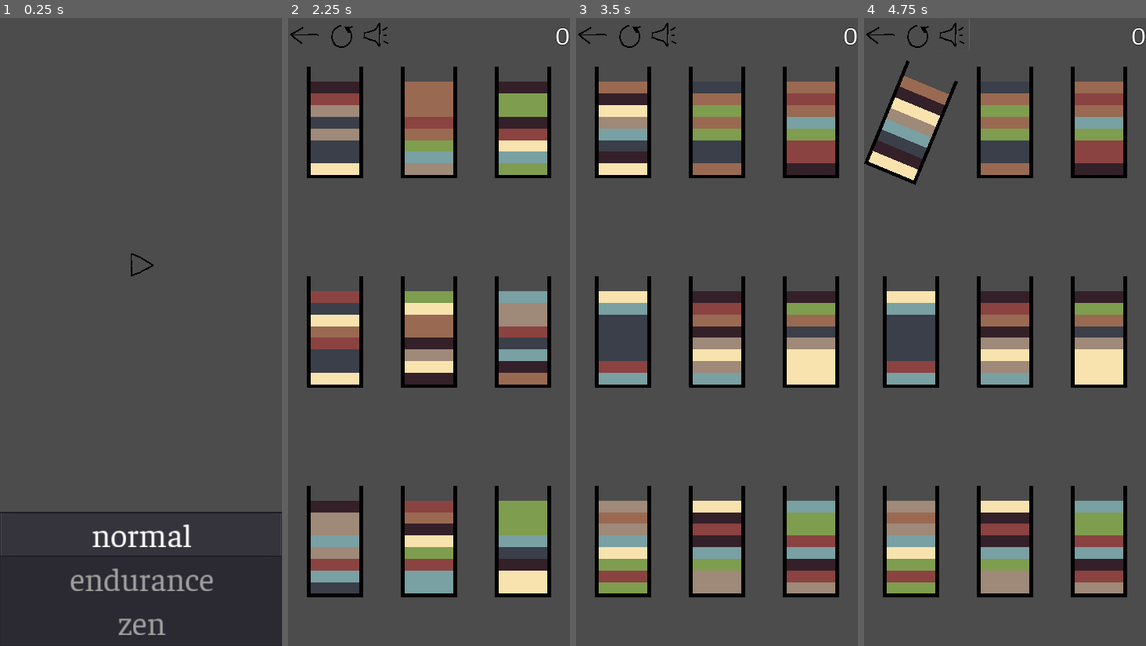
Above: before the commit, frames 1-4 (left to right).
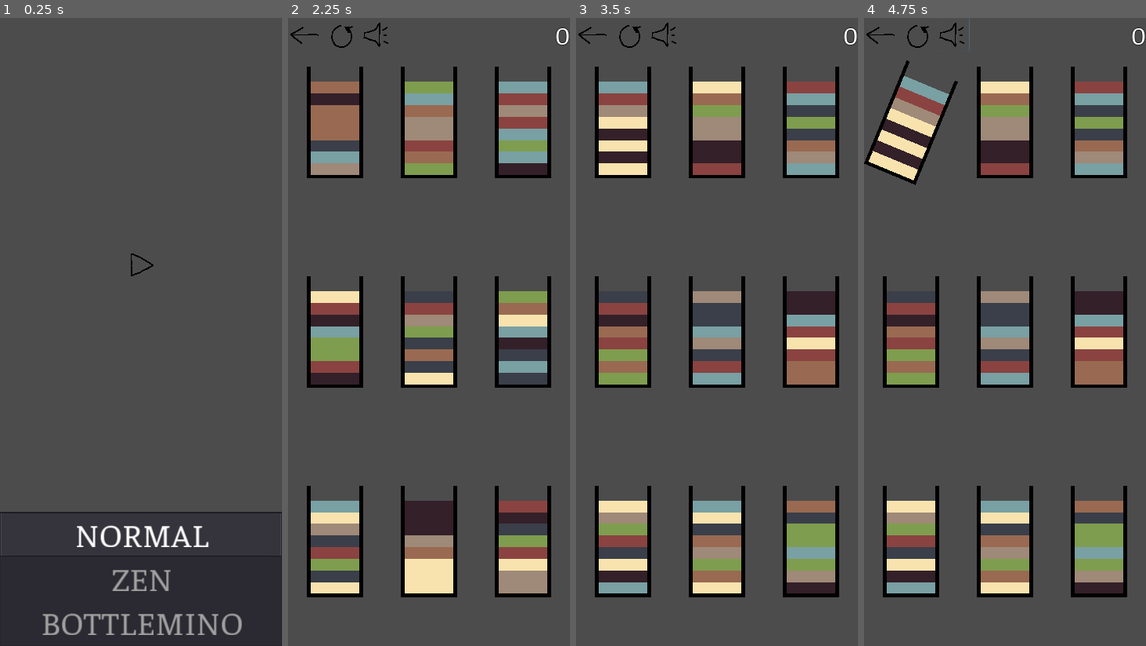
Above: after the commit, the same moments.

Repository: Violation-Studios/sand-bottles
Game: Godot game, scene res://scenes/menu/menu.tscn
The game is run twice, just before and just after one commit, with the same random seed, the same clock (stepped at 60 frames per second) and the same inputs.
Inputs (mouse positions are in pixels of both pictures, inside the frame that each line leads up to):
- Up to frame 1 (0.25 s): no input
- Up to frame 2 (2.25 s): click (429, 262) at 0.5 s; click (304, 36) at 1.25 s; click (429, 262) at 2 s
- Up to frame 3 (3.5 s): click (629, 36) at 2.75 s
- Up to frame 4 (4.75 s): click (951, 36) at 3.5 s; tap Enter at 4.25 s; move the mouse to (911, 124) at 4.27 s; click (911, 124) at 4.42 s

The runs differ from the first frame. In frame 1, 2.8% of the frame differs, in the area x 15-86%, y 80-99%; in frame 2, 21%, in the area x 8-92%, y 10-92%; in frame 3, 20%; in frame 4, 20%.

Commit message:
Squashed commit of the following:
commit be1e8df8b39c4725767fd847aa19156ccdffd633
Author: nikolaoslibero <65852657+nikolaoslibero@users.noreply.github.com>
Date:   Sun Dec 4 05:12:18 2022 -0500

    refactor

    brought code back to feature parity.

commit f242b52783cdcfc084779e865526e71f52eac462
Author: nikolaoslibero <65852657+nikolaoslibero@users.noreply.github.com>
Date:   Sun Dec 4 05:11:21 2022 -0500

    Update menu.tscn

    remove endurance mode.

commit d249e301122df4f8c69e6d83af0f8a61ad5a66b0
Author: nikolaoslibero <65852657+nikolaoslibero@users.noreply.github.com>
Date:   Sun Dec 4 05:10:46 2022 -0500

    increase timer length

    increased timer to fifteen seconds.

commit e023805d9fb910951d44c5e90732bea238ad611e
Author: nikolaoslibero <65852657+nikolaoslibero@users.noreply.github.com>
Date:   Sun Dec 4 05:08:27 2022 -0500

    Change Keg to scene

    changed from class only to scene.

commit f8bc12c722346a18355d1550152557a402c83512
Author: nikolaoslibero <65852657+nikolaoslibero@users.noreply.github.com>
Date:   Sun Dec 4 05:07:54 2022 -0500

    remove endurance mode

    Removed mode from game, may reintroduce later.

commit aa8b25445eca8edf39a308724e802f0d05fe4638
Author: nikolaoslibero <65852657+nikolaoslibero@users.noreply.github.com>
Date:   Thu Dec 1 06:38:22 2022 -0500

    rewrite more

    still have to do bottle refills and bottlemino dead-bottle locking and live-bottle filling. Otherwise caught back up to previous working state.

commit 3f0a8b658b42374520999857351407819fc42450
Author: nikolaoslibero <65852657+nikolaoslibero@users.noreply.github.com>
Date:   Wed Nov 30 06:05:29 2022 -0500

    refactor all the things

    WIP

    added Keg to pour sections from into bottles.

commit 99225213d64cb8d2bda704fb1b23a8c076174db3
Author: nikolaoslibero <65852657+nikolaoslibero@users.noreply.github.com>
Date:   Tue Nov 29 05:02:46 2022 -0500

    add bottlemino mode

    currently borked in all modes. Likely needs refactoring in all generation functions

Diff:
--- a/assets/auto_load.gd
+++ b/assets/auto_load.gd
@@ -1,9 +1,21 @@
 extends Node
+
+
+const colors = [
+	Color("#a08a79"), Color("#8b4442"), Color("#35212a"), Color("#9a6b52"),
+	Color("#f9e4af"), Color("#809e4f"), Color("#3b404a"), Color("#7aa1a4"),
+]
 
 enum mode{
 	NORMAL,
 	ZEN,
-	ENDURANCE,
 	BOTTLEMINO,
 }
+
 var game_mode = mode.NORMAL
+
+var bottle_quantity: int = 9
+var bottle_capacity: int = 9
+var bottle_initial_level: int = 8
+
+var board_columns: int = 3
--- a/project.godot
+++ b/project.godot
@@ -9,7 +9,7 @@
 config_version=4
 
 _global_script_classes=[ {
-"base": "Node2D",
+"base": "Polygon2D",
 "class": "Bottle",
 "language": "GDScript",
 "path": "res://scenes/bottle/bottle.gd"
@@ -18,10 +18,22 @@
 "class": "Game",
 "language": "GDScript",
 "path": "res://scenes/game/game.gd"
+}, {
+"base": "Node",
+"class": "Keg",
+"language": "GDScript",
+"path": "res://scenes/keg/keg.gd"
+}, {
+"base": "Polygon2D",
+"class": "Section",
+"language": "GDScript",
+"path": "res://scenes/bottle/section/section.gd"
 } ]
 _global_script_class_icons={
 "Bottle": "",
-"Game": ""
+"Game": "",
+"Keg": "",
+"Section": ""
 }
 
 [application]
--- a/scenes/bottle/bottle.gd
+++ b/scenes/bottle/bottle.gd
@@ -1,19 +1,129 @@
-class_name Bottle extends Node2D
+class_name Bottle extends Polygon2D
+
+var paused: bool = false
 
 var sections = []
+var capacity: int = AutoLoad.bottle_capacity
+var initial_level: int = AutoLoad.bottle_initial_level
+var fill_level: int
 
 signal selected(bottle)
+signal terminated(bottle)
+signal completed(bottle)
 
 
-func is_bottle_unmixed():
-	var bottle_is_unmixed: bool = true
+func _ready():
+	match AutoLoad.game_mode:
+		AutoLoad.mode.BOTTLEMINO:
+			fill_level = capacity
+		AutoLoad.mode.NORMAL, AutoLoad.mode.ZEN:
+			fill_level = initial_level
+
+	var bottle_scale_multiplier = 1.0 / sqrt(sqrt(AutoLoad.bottle_quantity) * AutoLoad.board_columns)
+
+	self.scale *= bottle_scale_multiplier
+
+# warning-ignore:return_value_discarded
+	self.connect("selected", get_parent(), "_on_Bottle_selected")
+# warning-ignore:return_value_discarded
+	self.connect("terminated", get_parent(), "_on_Bottle_terminated")
+# warning-ignore:return_value_discarded
+	self.connect("completed", get_parent(), "_on_Bottle_completed")
+
+func _process(_delta):
+	if paused:
+		return
+
+	if full():
+		match AutoLoad.game_mode:
+			AutoLoad.mode.BOTTLEMINO:
+				if mixed():
+					terminate()
+				elif not mixed():
+					complete()
+			AutoLoad.mode.NORMAL:
+				if not mixed():
+					terminate()
+			AutoLoad.mode.ZEN:
+				if not mixed():
+					complete()
+					pass
+
+
+func terminate():
+	paused = true
+	$Area2D/CollisionPolygon2D.disabled = true
+	emit_signal("terminated", self)
+
+
+func complete():
+	empty()
+	emit_signal("completed", self)
+
+
+func fill(section: Section):
+	var transfer_success: bool = false
+	var full: bool = sections.size() >= fill_level
+
+	if not full:
+		self.add_child(section)
+
+		sections.push_back(section)
+		section.place(sections.size())
+
+		transfer_success = true
+	elif full:
+		fill_level = capacity
+
+	return transfer_success
+
+
+func pour(bottle: Bottle):
+	var transfer_success: bool = false
+
+	if not self.sections.empty():
+		var section = sections.back()
+		self.remove_child(section)
+
+		if bottle.fill(section):
+			self.sections.pop_back()
+			transfer_success = true
+		else:
+			self.add_child(section)
+
+	return transfer_success
+
+
+func mixed():
+	var mixed: bool = false
 
 	for section in sections:
 		if section.color != sections.front().color:
-			bottle_is_unmixed = false
+			mixed = true
 			break
 
-	return bottle_is_unmixed
+	return mixed
+
+
+func select():
+	self.rotation = PI/8
+	return self
+
+
+func deselect():
+	self.rotation = 0
+	return null
+
+
+func empty():
+	for child in self.get_children():
+		if child is Polygon2D:
+			child.queue_free()
+	sections.clear()
+
+
+func full():
+	return sections.size() == capacity
 
 
 func _on_Area2D_input_event(_viewport, event, _shape_idx):
--- a/scenes/bottle/bottle.tscn
+++ b/scenes/bottle/bottle.tscn
@@ -5,8 +5,10 @@
 [sub_resource type="RectangleShape2D" id=1]
 extents = Vector2( 64, 128 )
 
-[node name="Bottle" type="Node2D"]
+[node name="Bottle" type="Polygon2D"]
 scale = Vector2( 5, 5 )
+color = Color( 0, 0, 0, 1 )
+polygon = PoolVector2Array( -64, -128, -64, 128, 64, 128, 64, -128, 56, -128, 56, 120, -56, 120, -56, -128 )
 script = ExtResource( 1 )
 
 [node name="Area2D" type="Area2D" parent="."]
@@ -14,8 +16,4 @@
 [node name="CollisionPolygon2D" type="CollisionShape2D" parent="Area2D"]
 shape = SubResource( 1 )
 
-[node name="Polygon2D" type="Polygon2D" parent="."]
-color = Color( 0, 0, 0, 1 )
-polygon = PoolVector2Array( -64, -128, -64, 128, 64, 128, 64, -128, 56, -128, 56, 120, -56, 120, -56, -128 )
-
 [connection signal="input_event" from="Area2D" to="." method="_on_Area2D_input_event"]
--- /dev/null
+++ b/scenes/bottle/section/section.gd
@@ -0,0 +1,13 @@
+class_name Section extends Polygon2D
+
+
+func _ready():
+	self.scale.y = 1 / float(AutoLoad.bottle_capacity)
+
+
+func paint(color: Color):
+	self.color = color
+
+
+func place(location):
+	self.position.y = (-120.0 / AutoLoad.bottle_capacity) * (1 + ((location - 1) * 2)) +120
--- a/scenes/bottle/section/section.tscn
+++ b/scenes/bottle/section/section.tscn
@@ -1,5 +1,8 @@
-[gd_scene format=2]
+[gd_scene load_steps=2 format=2]
+
+[ext_resource path="res://scenes/bottle/section/section.gd" type="Script" id=1]
 
 [node name="Section" type="Polygon2D"]
 position = Vector2( 0, 120 )
 polygon = PoolVector2Array( 56, -120, 56, 120, -56, 120, -56, -120 )
+script = ExtResource( 1 )
--- a/scenes/game/game.gd
+++ b/scenes/game/game.gd
@@ -2,187 +2,78 @@
 
 const Bottle = preload("res://scenes/bottle/bottle.tscn")
 const Section = preload("res://scenes/bottle/section/section.tscn")
+const Keg = preload("res://scenes/keg/keg.tscn")
 
-var colors = [
-	Color("#a08a79"), Color("#8b4442"), Color("#35212a"), Color("#9a6b52"),
-	Color("#f9e4af"), Color("#809e4f"), Color("#3b404a"), Color("#7aa1a4"),
-]
+var keg: Keg
+
 var selected_bottle: Bottle = null
-const bottle_quantity: int = 9
-const bottle_fill_amount: int = 8
-const bottle_capacity: int = 9
-const color_quantity:int = 8
-const board_columns: int = 3
+var game_mode
 
 enum mode{
 	NORMAL,
-	ENDURANCE,
 	ZEN,
 	BOTTLEMINO,
 }
 
+var bottle_list = []
 
+onready var space_width = get_viewport_rect().size.x / float(AutoLoad.board_columns)
+onready var space_height = get_viewport_rect().size.y / ceil(AutoLoad.bottle_quantity / float(AutoLoad.board_columns))
+onready var space_size = Vector2(space_width, space_height)
 
 
 func _ready():
-	var grid_list = create_grid_list(bottle_quantity, board_columns)
-	var bottle_list = create_bottle_list_from(grid_list)
-	var color_list = create_color_list(bottle_list.size(), bottle_fill_amount)
-	var section_list = create_section_list(color_list)
-	var _filled_list = fill_bottles_from(section_list, bottle_list, bottle_fill_amount)
+	game_mode = AutoLoad.game_mode
+	keg = Keg.instance()
+	add_child(keg)
+
+	for bottle in AutoLoad.bottle_quantity:
+		var new_bottle = Bottle.instance()
+
+		self.add_child(new_bottle)
+		bottle_list.push_back(new_bottle)
+		new_bottle.position = space_size * grid_position(bottle_list.size(), AutoLoad.board_columns) - (space_size / 2)
+
+	match game_mode:
+		mode.NORMAL, mode.ZEN:
+			for bottle in bottle_list:
+				while keg.pour(bottle):
+					pass
+		mode.BOTTLEMINO:
+			$BottleminoTimer.start()
 
 
-func fill_bottles_from(section_list: Array, bottle_list: Array, fill_amount: int):
-	var filled_list = []
+func grid_position(position, row_length):
+	var column = fmod(position - 1, row_length) + 1
+	var row = floor((position - 1) / row_length) + 1
+	var coordinate: Vector2 = Vector2(column, row)
 
-	var fill_index = 1
-	var bottle_index = 0
-	var section_index = 0
-	while section_index < section_list.size():
-		if fill_index > fill_amount:
-			fill_index = 1
-			bottle_index += 1
-
-		bottle_list[bottle_index].add_child(section_list[section_index])
-		bottle_list[bottle_index].sections.push_back(section_list[section_index])
-
-		section_list[section_index].scale.y /= bottle_capacity
-		section_list[section_index].position.y = position_section_at(fill_index - 1)
-
-		fill_index += 1
-		if fill_index > fill_amount:
-			filled_list.push_back(bottle_list[bottle_index])
-
-		section_index += 1
-
-	return filled_list
+	return coordinate
 
 
-func create_section_list(color_list: Array):
-	var section_list = []
-
-	for color in color_list:
-		var new_section = Section.instance()
-		new_section.color = color
-		section_list.push_back(new_section)
-
-	return section_list
+func _on_Bottle_selected(bottle: Bottle):
+		if selected_bottle == null:
+			selected_bottle = bottle.select()
+		elif selected_bottle == bottle:
+			selected_bottle = bottle.deselect()
+		else:
+			selected_bottle.pour(bottle)
 
 
-func create_color_list(_bottle_quantity: int, fill_amount: int):
-	var color_list = []
-	var color_slice = colors.slice(0,fill_amount - 1,1)
-
-	for i in _bottle_quantity:
-		color_list += color_slice
-
-	randomize()
-	color_list.shuffle()
-
-	return color_list
+func _on_Bottle_terminated(bottle: Bottle):
+	bottle_list.erase(bottle)
+	if bottle == selected_bottle:
+		selected_bottle = selected_bottle.deselect()
+		selected_bottle = null
 
 
-func create_random_color_list(fill_amount: int):
-	var color_list = []
-	var bag_of_colors = colors.slice(0,fill_amount - 1,1)
-
-	for i in fill_amount:
-		randomize()
-		bag_of_colors.shuffle()
-		color_list.append(bag_of_colors.front())
-
-	return color_list
+func _on_Bottle_completed(bottle: Bottle):
+	$ScoreLabel.text = String(int($ScoreLabel.text) + 1)
+	if game_mode == mode.ZEN:
+		while keg.pour(bottle):
+			pass
 
 
-func position_section_at(location):
-	return (-120.0 / bottle_capacity) * (1 + (location * 2)) +120
-
-
-func create_bottle_list_from(list: Array):
-	var bottle_list = []
-	var space_width = get_viewport_rect().size.x / float(board_columns)
-	var space_height = get_viewport_rect().size.y / ceil(bottle_quantity / float(board_columns))
-	var space_size = Vector2(space_width, space_height)
-	var bottle_scale_multiplier = 1.0 / sqrt(sqrt(bottle_quantity) * board_columns)
-
-	for location in list:
-		var new_bottle = Bottle.instance()
-
-		add_child(new_bottle)
-		new_bottle.scale *= bottle_scale_multiplier
-		new_bottle.position = space_size * location - (space_size / 2)
-
-		new_bottle.connect("selected", self, "_on_Bottle_selected")
-		bottle_list.push_back(new_bottle)
-
-	return bottle_list
-
-
-func create_grid_list(number_of_spaces, number_of_columns):
-	var grid_list = []
-
-	var row_index = 1
-	var column_index = 1
-	var spaces_to_generate = number_of_spaces
-	while spaces_to_generate > 0:
-		if column_index > number_of_columns:
-			column_index = 1
-			row_index += 1
-
-		grid_list.push_back(Vector2(column_index, row_index))
-		spaces_to_generate -= 1
-		column_index += 1
-
-	return grid_list
-
-
-func try_move_section(from: Bottle, to: Bottle):
-	var bottle_is_not_full: bool = to.sections.size() < bottle_capacity
-	var bottle_is_not_empty: bool = from.sections.size() > 0
-
-	if bottle_is_not_full and bottle_is_not_empty:
-		from.remove_child(from.sections.back())
-		to.add_child(from.sections.back())
-
-		to.sections.push_back(from.sections.pop_back())
-		to.sections[-1].position.y = position_section_at(to.sections.size() - 1)
-
-		bottle_is_not_full = to.sections.size() < bottle_capacity
-		if to.is_bottle_unmixed() and not bottle_is_not_full:
-			$ScoreLabel.text = String(int($ScoreLabel.text) + 1)
-
-			match AutoLoad.game_mode:
-				mode.NORMAL:
-					to.get_node("Area2D/CollisionPolygon2D").disabled = true
-				mode.ZEN:
-					var newbottle = create_single_bottle(bottle_capacity)
-					newbottle.scale = to.scale
-					newbottle.position = to.position
-					to.queue_free()
-				mode.ENDURANCE:
-					var newbottle = create_single_bottle(bottle_fill_amount)
-					newbottle.scale = to.scale
-					newbottle.position = to.position
-					to.queue_free()
-				mode.BOTTLEMINO:
-					to.queue_free()
-
-
-func create_single_bottle(_bottle_fill_amount: int):
-	var grid = create_grid_list(1,1)
-	var bottle = create_bottle_list_from(grid)
-	var color = create_random_color_list(_bottle_fill_amount)
-	var section = create_section_list(color)
-	var _filled = fill_bottles_from(section, bottle, _bottle_fill_amount)
-	return _filled.front()
-
-
-func _on_Bottle_selected(bottle):
-		if selected_bottle == null:
-			selected_bottle = bottle
-			selected_bottle.rotation = PI/8
-		elif selected_bottle == bottle:
-			selected_bottle.rotation = 0
-			selected_bottle = null
-		else:
-			try_move_section(selected_bottle, bottle)
+func _on_BottleminoTimer_timeout():
+	for bottle in bottle_list:
+		keg.pour(bottle)
--- a/scenes/game/game.tscn
+++ b/scenes/game/game.tscn
@@ -62,6 +62,10 @@
 align = 1
 valign = 1
 
+[node name="BottleminoTimer" type="Timer" parent="."]
+wait_time = 15.0
+
 [connection signal="pressed" from="HBoxContainer/BackButton" to="HBoxContainer/BackButton" method="_on_BackButton_pressed"]
 [connection signal="pressed" from="HBoxContainer/ResetButton" to="HBoxContainer/ResetButton" method="_on_ResetButton_pressed"]
 [connection signal="pressed" from="HBoxContainer/SoundButton" to="HBoxContainer/SoundButton" method="_on_SoundButton_pressed"]
+[connection signal="timeout" from="BottleminoTimer" to="." method="_on_BottleminoTimer_timeout"]
--- /dev/null
+++ b/scenes/keg/keg.gd
@@ -0,0 +1,42 @@
+class_name Keg extends Node
+
+const Section = preload("res://scenes/bottle/section/section.tscn")
+
+var sections = []
+
+
+func _ready():
+	self.fill()
+
+
+func fill():
+	var color_list = []
+	var color_slice = AutoLoad.colors.slice(0,AutoLoad.bottle_initial_level - 1,1)
+
+	for i in AutoLoad.bottle_quantity:
+		color_list += color_slice
+
+	randomize()
+	color_list.shuffle()
+
+
+	for color in color_list:
+		var section = Section.instance()
+
+		section.paint(color)
+		sections.push_back(section)
+
+func pour(bottle: Bottle):
+	var transfer_success: bool = false
+	var section: Section
+
+	if not sections.empty():
+		section = sections.back()
+		transfer_success = bottle.fill(section)
+	elif sections.empty():
+		self.fill()
+
+	if transfer_success == true:
+		sections.erase(section)
+
+	return transfer_success
--- /dev/null
+++ b/scenes/keg/keg.tscn
@@ -0,0 +1,6 @@
+[gd_scene load_steps=2 format=2]
+
+[ext_resource path="res://scenes/keg/keg.gd" type="Script" id=1]
+
+[node name="Keg" type="Node"]
+script = ExtResource( 1 )
--- a/scenes/menu/menu.tscn
+++ b/scenes/menu/menu.tscn
@@ -41,7 +41,7 @@
 margin_right = 1080.0
 margin_bottom = 2400.0
 grow_horizontal = 2
-items = [ "normal", null, false, "endurance", null, false, "zen", null, false ]
+items = [ "NORMAL", null, false, "ZEN", null, false, "BOTTLEMINO", null, false ]
 auto_height = true
 same_column_width = true
 fixed_column_width = 1080
